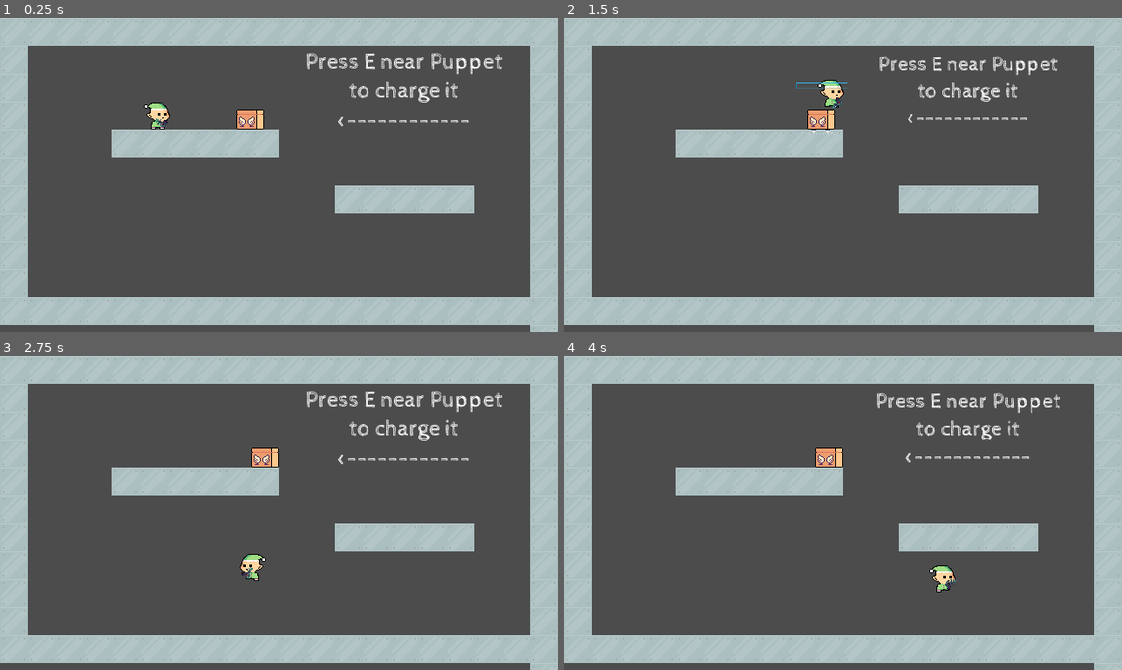
Above: before the commit, frames 1-4 (two rows, left to right).
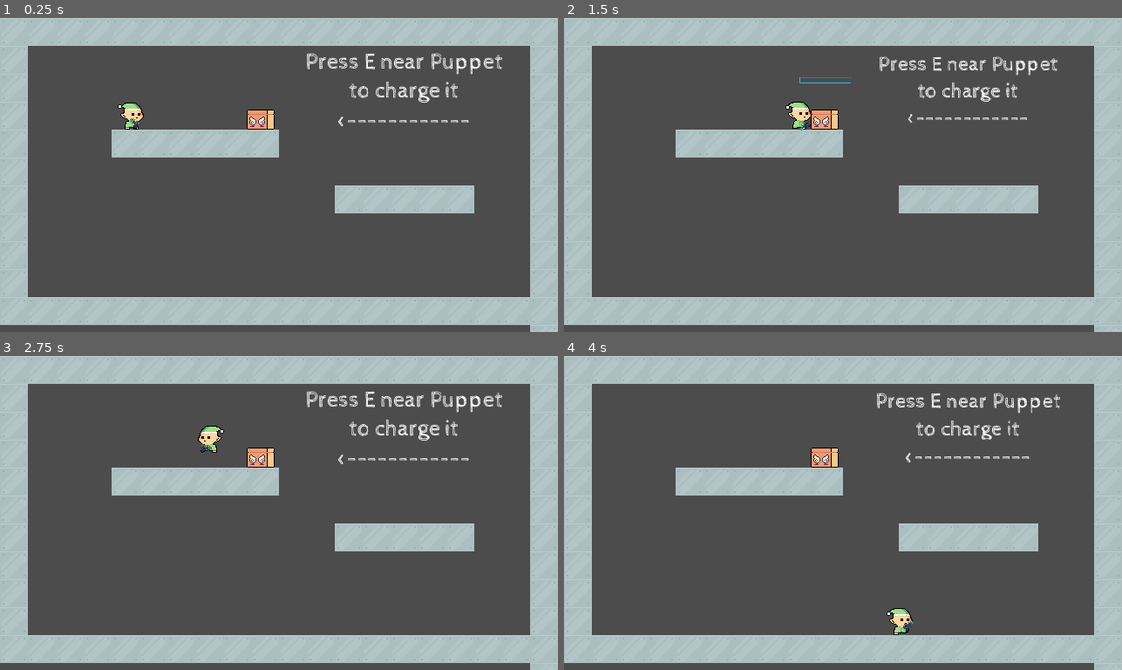
Above: after the commit, the same moments.

Repository: jjramos-dev/Brackeys2020-4
Game: Godot game, scene res://Puppets/PuppetFly/PuppetFlyTestRafa.tscn
Same seed, same stepped clock (60 frames per second), same inputs: the game is played once before the commit and once after it. This scene is started directly instead of the project's main scene.
Inputs (mouse positions are in pixels of both pictures, inside the frame that each line leads up to):
- Up to frame 1 (0.25 s): no input
- Up to frame 2 (1.5 s): tap E (rewind) at 0.5, 1.25, 1.35 s; move the mouse to (815, 118) at 0.52 s; hold Right (right) from 0.53 s (still down); tap Space (jump) at 0.6, 0.77, 1.07 s; click (815, 118) at 0.67 s; move the mouse to (731, 190) at 1.27 s
- Up to frame 3 (2.75 s): tap Space (jump) at 1.52, 1.55, 1.82, 2.3 s; tap E (rewind) at 2 s; move the mouse to (334, 443) at 2.02 s; release Right (right) at 2.03 s; hold Left (left) from 2.03 s (still down); click (334, 443) at 2.1 s
- Up to frame 4 (4 s): tap E (rewind) at 2.75, 3.5 s; move the mouse to (815, 575) at 2.77 s; release Left (left) at 2.78 s; hold Right (right) from 2.78 s (still down); tap Space (jump) at 2.85, 3.02, 3.32, 3.77, 3.8 s; click (815, 575) at 2.92 s; move the mouse to (1010, 560) at 3.52 s; hold E (rewind) from 3.53 s (still down)

The runs differ from the first frame. In frame 1, 0.9% of the frame differs, in the area x 21-50%, y 26-36%; in frame 2, 0.8%; in frame 3, 0.8%; in frame 4, 0.8%.

Commit message:
Same gravity to the player and boxes

Diff:
--- a/Game/Player/gun.gd
+++ b/Game/Player/gun.gd
@@ -17,6 +17,20 @@
 func _physics_process(delta: float) -> void:
 	mouse_pos = get_local_mouse_position()
 	rotation += mouse_pos.angle() * smooth
+	if rotation > 2*PI:
+		rotation -= 2*PI
+	if rotation < -2*PI:
+		rotation += 2*PI
+	if (rotation > 0 and rotation < PI/2) or \
+	   (rotation > -PI/2 and rotation < 0) or \
+	   (rotation > 3*PI/2 and rotation < 2*PI) or\
+	   (rotation < -3*PI/2 and rotation > 2*PI):
+		$Sprite.flip_v = false
+		$Sprite.offset.y = 0
+	else:
+		$Sprite.flip_v = true
+		$Sprite.offset.y = 6
+	print(rotation)
 
 	if Input.is_action_just_pressed("shoot"):
 		if $bullet_pos.get_child_count() == 0:
--- a/Game/Player/gun.tscn
+++ b/Game/Player/gun.tscn
@@ -7,6 +7,7 @@
 radius = 27.2991
 
 [node name="gun" type="Node2D"]
+position = Vector2( -3, 2 )
 script = ExtResource( 2 )
 
 [node name="Sprite" type="Sprite" parent="."]
--- a/Game/Player/player.gd
+++ b/Game/Player/player.gd
@@ -11,8 +11,8 @@
 export var jump_height := 60.0
 var time_jump_apex := 0.4
 
-var gravity : float
-var jump_force : float
+var gravity : float = 750
+var jump_force : float = 300
 
 var direction : = 1
 
@@ -20,8 +20,9 @@
 	pass # Replace with function body.
 
 func _physics_process(delta: float) -> void:
-	gravity = (2 * jump_height) / pow(time_jump_apex, 2)
-	jump_force = gravity * time_jump_apex
+	#gravity = (2 * jump_height) / pow(time_jump_apex, 2)
+	#jump_force = gravity * time_jump_apex
+
 
 	if velocity.y > 0:
 		velocity.y += gravity * delta * (fall_mult)
--- a/Game/Player/player.tscn
+++ b/Game/Player/player.tscn
@@ -65,4 +65,5 @@
 position = Vector2( 8, 8 )
 
 [node name="gun" parent="gun_pos" instance=ExtResource( 3 )]
+position = Vector2( 0, 0 )
 [connection signal="screen_exited" from="VisibilityNotifier2D" to="." method="_on_VisibilityNotifier2D_screen_exited"]
--- a/Game/Puppets/PuppetFly/PuppetFly.gd
+++ b/Game/Puppets/PuppetFly/PuppetFly.gd
@@ -13,7 +13,7 @@
 
 func _physics_process(delta):
 
-	._physics_process(delta)
+	#._physics_process(delta)
 
 #	if recharging:
 #		state=STATE.RECHARGING
--- a/Game/Puppets/PuppetFly/PuppetFlyTestRafa.tscn
+++ b/Game/Puppets/PuppetFly/PuppetFlyTestRafa.tscn
@@ -24,14 +24,14 @@
 [node name="Player" type="Node" parent="."]
 
 [node name="player" parent="Player" instance=ExtResource( 5 )]
-position = Vector2( 179.861, 92.9646 )
+position = Vector2( 150.054, 90.8617 )
 
 [node name="Enemies" type="Node" parent="."]
 
 [node name="Machines" type="Node" parent="."]
 
 [node name="Puppet" parent="Machines" instance=ExtResource( 6 )]
-position = Vector2( 287.001, 110 )
+position = Vector2( 299.025, 101.328 )
 discharge_rate = 1
 speed = 25
 
--- a/Game/Puppets/PuppetGeneric/Puppet.gd
+++ b/Game/Puppets/PuppetGeneric/Puppet.gd
@@ -21,8 +21,8 @@
 var jump_height : float = 60.0
 
 var direction : float = 1.0
-var gravity : float
-var jump_force : float
+var gravity : float = 750
+var jump_force : float = 300
 var velocity : Vector2
 
 var max_energy_charged : int = 0
@@ -40,14 +40,13 @@
 
 func _physics_process(delta):
 
-	gravity = (2 * jump_height) / pow(time_jump_apex, 2)
-	jump_force = gravity * time_jump_apex
+	#gravity = (2 * jump_height) / pow(time_jump_apex, 2)
+	#jump_force = gravity * time_jump_apex
 
 	if velocity.y > 0:
 		velocity.y += gravity * delta * (fall_mult)
 	else:
 		velocity.y += gravity * delta
-
 
 	if state==STATE.RECHARGING:
 		recharge(delta*recharge_rate)
--- a/Game/Puppets/PuppetWalk/PuppetWalk.gd
+++ b/Game/Puppets/PuppetWalk/PuppetWalk.gd
@@ -7,7 +7,7 @@
 
 func _physics_process(delta):
 
-	._physics_process(delta)
+	#._physics_process(delta)
 
 #	if recharging:
 #		state=STATE.RECHARGING
